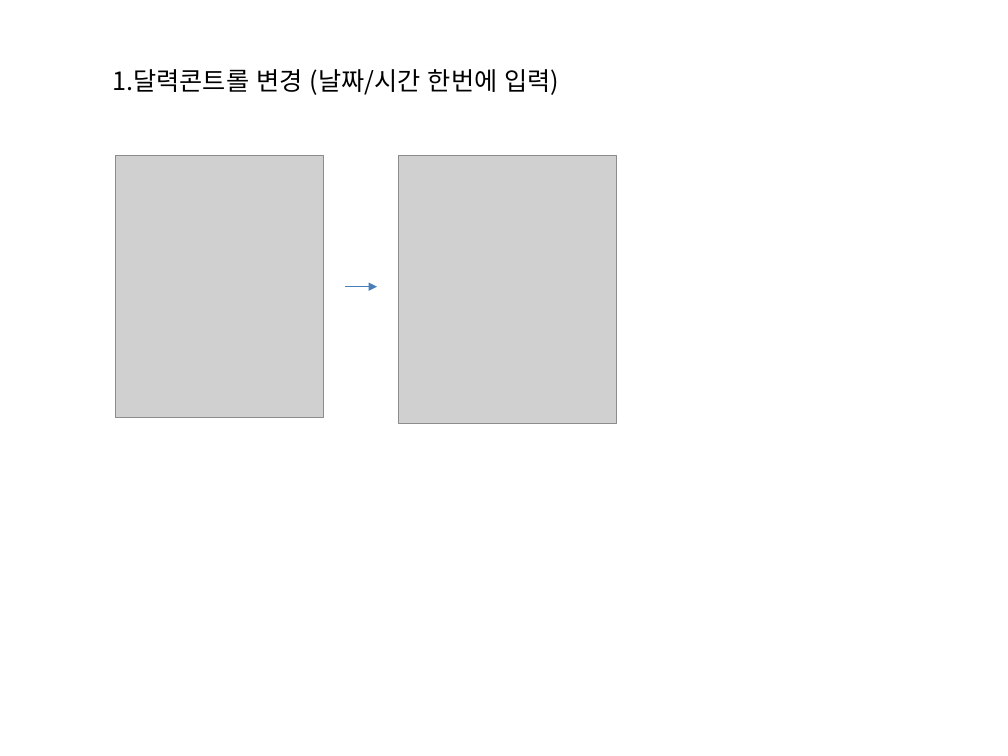
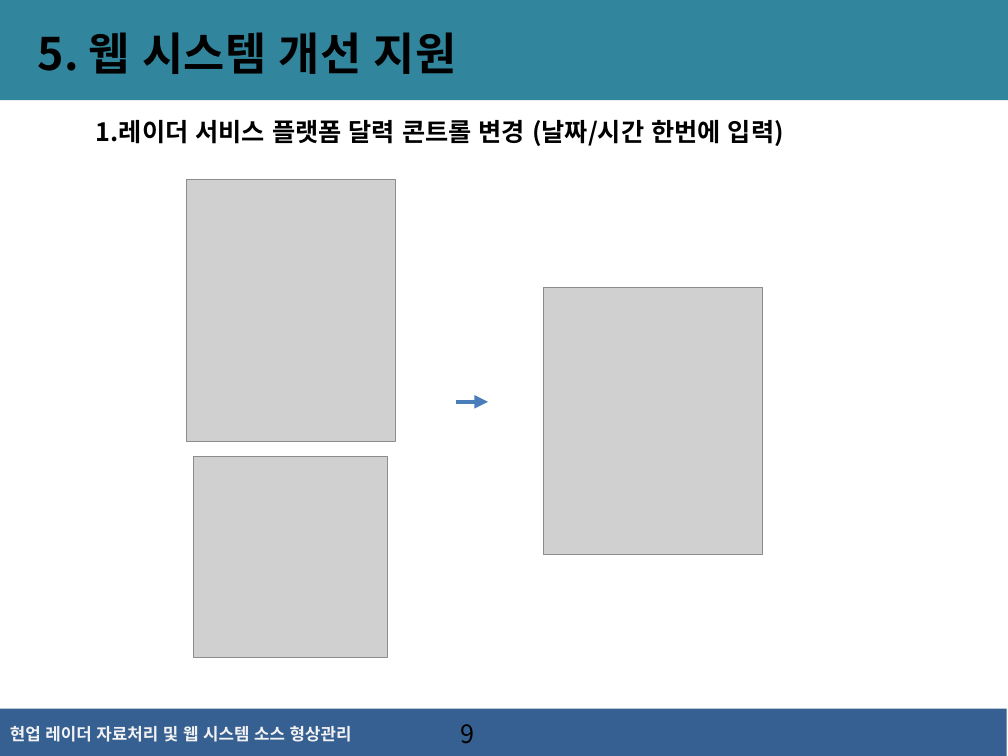
Before and after one commit to kodak00/FirstJava, a slide deck: slide 9 of 현업 레이더자료처리 및 웹시스템 소스 형상관리(김언식).pptx (slide 10 before the commit). Drawn at 1008x756 pixels with LibreOffice and Linux fonts; fonts in the diff are those of the drawing; grey boxes stand for pictures; background and template pictures are left out. Boxes give left, top, right and bottom in pixels: in the first picture for what was removed or moved away, otherwise in the second. Text is boxed around its words. In the diff, an @@ line names an element or a change of style, - is before the commit and + after.

```diff
--- a/현업 레이더자료처리 및 웹시스템 소스 형상관리(김언식).pptx
+++ b/현업 레이더자료처리 및 웹시스템 소스 형상관리(김언식).pptx
@@ rectangle added at [0, 0, 1008, 100], fill #31859C @@
@@ text added at [38, 32, 456, 74], 32 pt, text #000000, bold @@
+5. 웹 시스템 개선 지원
@@ text at [96, 120, 784, 146]: text changed; bold on @@
-1.달력콘트롤 변경 (날짜/시간 한번에 입력)
+1.레이더 서비스 플랫폼 달력 콘트롤 변경 (날짜/시간 한번에 입력)
@@ picture: place and size @@
-picture at [115, 156, 324, 418]
+picture at [186, 179, 395, 442]
@@ picture: place and size @@
-picture at [398, 156, 617, 424]
+picture at [543, 287, 762, 555]
@@ arrow moved from (346, 286) - (377, 286) to (457, 402) - (488, 402) @@
@@ arrow (457, 402) - (488, 402): stroke #4B7EBC 0.75 pt to #4B7EBC 3.25 pt @@
@@ picture added at [194, 456, 387, 657] @@
@@ rectangle added at [0, 709, 1007, 756], fill #376092 @@
@@ text added at [10, 726, 352, 742], 12 pt, text #F2F2F2, bold @@
+현업 레이더 자료처리 및 웹 시스템 소스 형상관리
@@ page number added at [460, 724, 474, 744], 18 pt, text #000000 @@
+9
```
Also in this commit, not shown: 9 other slides changed, 6 slides added, 3 slides removed.
